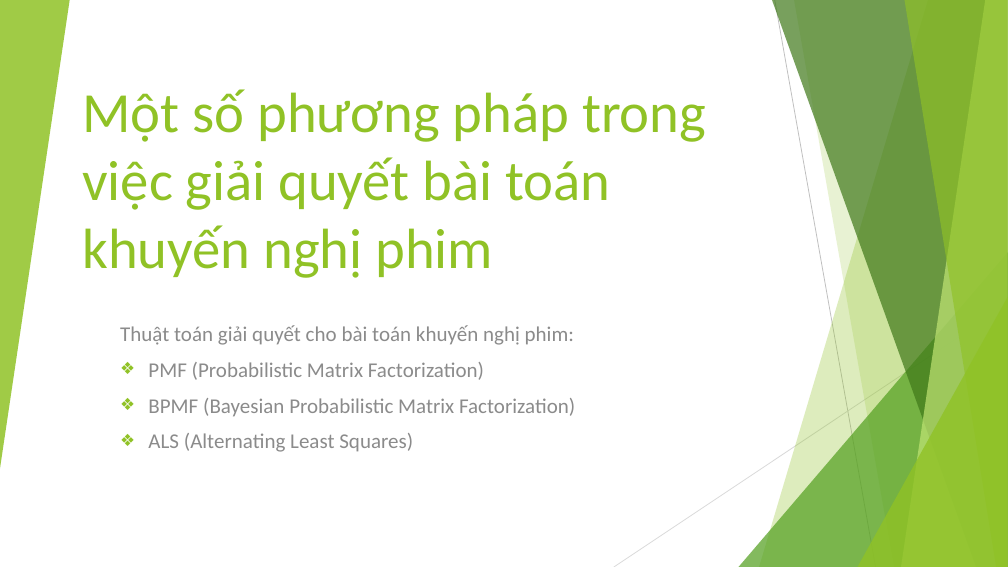
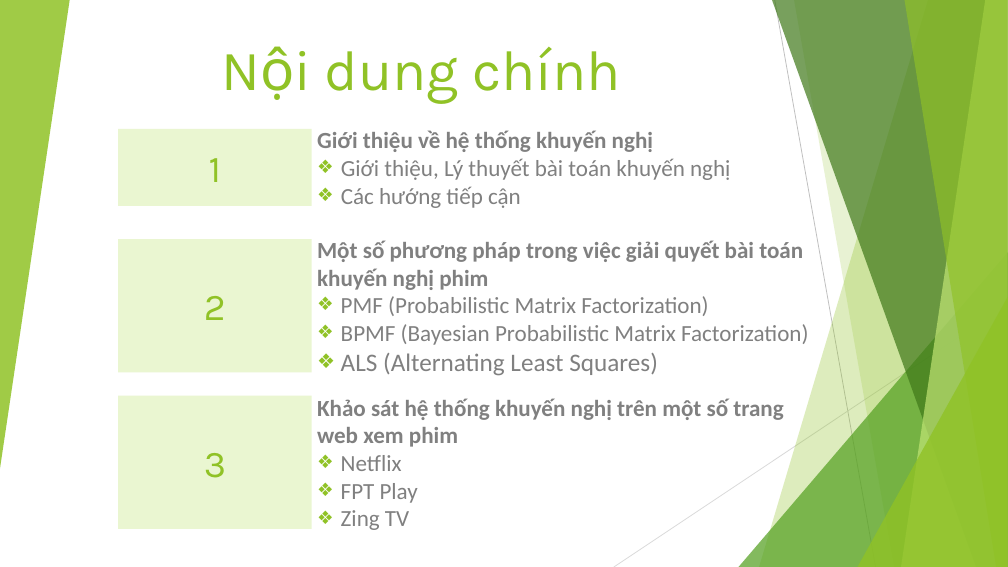
Before and after one commit to EdgarIgnite16/Specialized-Projects, a slide deck: slide 2 of FinalFile/DACN_ThuyetTrinh.pptx (slide 9 before the commit). Drawn at 1008x567 pixels with LibreOffice and Linux fonts; fonts in the diff are those of the drawing. Boxes give left, top, right and bottom in pixels: in the first picture for what was removed or moved away, otherwise in the second. Text is boxed around its words. In the diff, an @@ line names an element or a change of style, - is before the commit and + after.

```diff
--- a/FinalFile/DACN_ThuyetTrinh.pptx
+++ b/FinalFile/DACN_ThuyetTrinh.pptx
@@ text added at bbox=[325, 47, 621, 104], 54 pt, text #90C226 @@
+Nội dung chính
@@ title removed at bbox=[82, 89, 706, 278] @@
-Một số phương pháp trong việc giải quyết bài toán khuyến nghị phim
@@ rectangle added at bbox=[118, 129, 312, 206], fill #EAF6D1, 36 pt, text #90C226 @@
+1
@@ subtitle added at bbox=[317, 130, 730, 208], 22 pt, text #808080 @@
+Giới thiệu về hệ thống khuyến nghị
+❖ Giới thiệu, Lý thuyết bài toán khuyến nghị
+❖ Các hướng tiếp cận
@@ rectangle added at bbox=[118, 239, 312, 372], fill #EAF6D1, 36 pt, text #90C226 @@
+2
@@ text "Một số phương pháp trong ...": place and size @@
-text "Một số phương pháp trong ..." at bbox=[120, 325, 575, 452]
+text "Một số phương pháp trong ..." at bbox=[317, 240, 808, 375]
@@ text "Một số phương pháp trong ..." at bbox=[317, 240, 808, 375]: vertical alignment top to middle @@
@@ text at bbox=[317, 240, 803, 290]: text changed; size 20 to 22 pt; text colour #8C8C8C to #808080; bold on @@
-  Thuật toán giải quyết cho bài toán khuyến nghị phim:
+Một số phương pháp trong việc giải quyết bài toán khuyến nghị phim
@@ text at bbox=[341, 296, 808, 375]: size 20 to 22 pt in "PMF (Probabilistic Matrix Factorization)", "BPMF (Bayesian Probabilistic Matrix Factorization)"; text colour #8C8C8C to #808080 in "PMF (Probabilistic Matrix Factorization)", "BPMF (Bayesian Probabilistic Matrix Factorization)", "ALS (Alternating Least Squares)"; size 20 to 24 pt in "ALS (Alternating Least Squares)"; alignment justified to left; list level 2 to 1 in "PMF (Probabilistic Matrix Factorization)"; list level 2 to 1 in "BPMF (Bayesian Probabilistic Matrix Factorization)"; list level 2 to 1 in "ALS (Alternating Least Squares)" @@
@@ rectangle added at bbox=[118, 395, 312, 529], fill #EAF6D1, 36 pt, text #90C226 @@
+3
@@ text added at bbox=[317, 398, 783, 530], 22 pt, text #808080, bold @@
+Khảo sát hệ thống khuyến nghị trên một số trang web xem phim
+❖ Netflix
+❖ FPT Play
+❖ Zing TV
```
Also in this commit, not shown: 1 other slide changed, 6 slides added, 1 other file.
